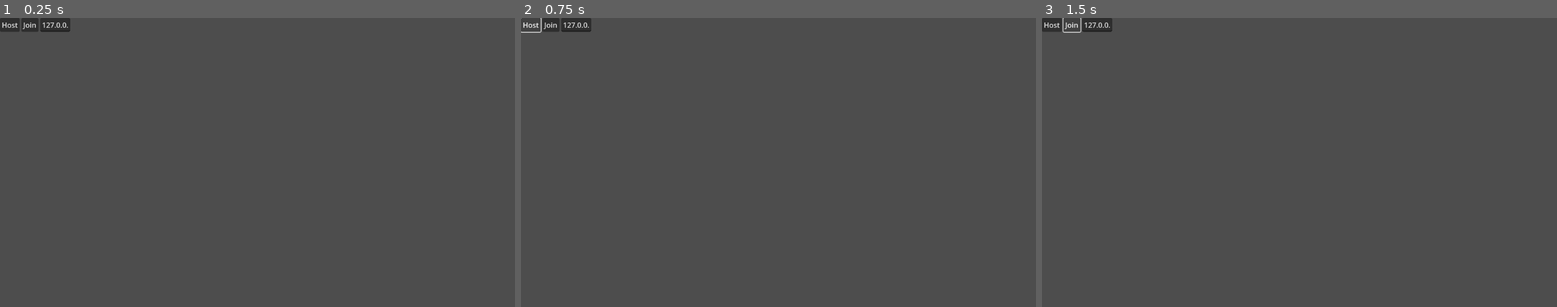
Above: before the commit, frames 1-3 (left to right).
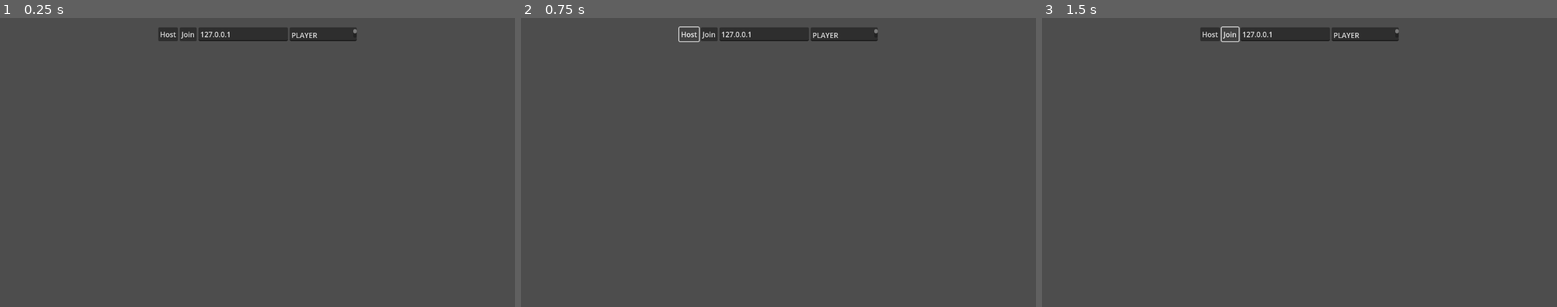
Above: after the commit, the same moments.

Repository: August099/juegoMulti
Game: Godot game, scene res://Multijugador/Escena_Multijugador.tscn
Two runs of this game, one before a commit and one after it. Both use one fixed random seed, a clock stepped at 60 frames per second and the inputs below.
Inputs:
- Up to frame 1 (0.25 s): no input
- Up to frame 2 (0.75 s): click "Host" at 0.5 s
- Up to frame 3 (1.5 s): click "Join" at 1.25 s

The runs differ from the first frame. In frame 1, 2.2% of the frame differs, in the area x 0-70%, y 0-9%; in frame 2, 2.0%; in frame 3, 2.1%.

Commit message:
Intentando agregar un lobby rompi toda la conexion jeje

Diff:
--- a/Escenario/NivelPrueba.tscn
+++ b/Escenario/NivelPrueba.tscn
@@ -13,8 +13,8 @@
 script = ExtResource("1_vugom")
 
 [node name="Sprite2D" type="Sprite2D" parent="."]
-position = Vector2(597, 320)
-scale = Vector2(4.63534, -623.711)
+position = Vector2(583, 635)
+scale = Vector2(12.0177, -1300.09)
 texture = SubResource("GradientTexture1D_fafl1")
 
 [node name="Players" type="Node2D" parent="."]
--- a/Multijugador/Escena_Multijugador.tscn
+++ b/Multijugador/Escena_Multijugador.tscn
@@ -6,6 +6,8 @@
 script = ExtResource("1_vassi")
 
 [node name="Level" type="Node" parent="."]
+
+[node name="Lobby" type="Node" parent="."]
 
 [node name="LevelSpawner" type="MultiplayerSpawner" parent="."]
 _spawnable_scenes = PackedStringArray("res://Escenario/NivelPrueba.tscn")
@@ -23,9 +25,13 @@
 
 [node name="Net" type="VBoxContainer" parent="UI"]
 layout_mode = 1
-anchors_preset = 10
-anchor_right = 1.0
-offset_bottom = 31.0
+anchors_preset = 5
+anchor_left = 0.5
+anchor_right = 0.5
+offset_left = -222.0
+offset_top = 21.0
+offset_right = 222.0
+offset_bottom = 52.0
 grow_horizontal = 2
 
 [node name="Options" type="HBoxContainer" parent="UI/Net"]
@@ -42,9 +48,18 @@
 "
 
 [node name="IP" type="LineEdit" parent="UI/Net/Options"]
+custom_minimum_size = Vector2(200, 0)
 layout_mode = 2
+size_flags_horizontal = 0
+size_flags_vertical = 0
 text = "127.0.0.1"
 placeholder_text = "Host IP"
 
+[node name="PlayerName" type="TextEdit" parent="UI/Net/Options"]
+custom_minimum_size = Vector2(150, 0)
+layout_mode = 2
+text = "PLAYER"
+placeholder_text = "PLAYER NAME"
+
 [connection signal="pressed" from="UI/Net/Options/Host" to="." method="_on_host_pressed"]
 [connection signal="pressed" from="UI/Net/Options/Join" to="." method="_on_join_pressed"]
--- a/Multijugador/Multiplayer.gd
+++ b/Multijugador/Multiplayer.gd
@@ -14,11 +14,25 @@
 		print("Automatically starting dedicated server.")
 		_on_host_pressed.call_deferred()
 
+#################################
+# CONEXIONES
+#################################
 
-
+# Abro el puerto
+func setup_upnp(port: int):
+	var upnp := UPNP.new()
+	var result = upnp.discover()
+	if result == UPNP.UPNP_RESULT_SUCCESS:
+		upnp.add_port_mapping(port)
+		print("UPnP port opened:", port)
+	else:
+		print("UPnP failed:", result)
 
 
 func _on_host_pressed():
+	# Abro el puerto
+	setup_upnp(PORT)
+
 	# Start as server
 	var peer = ENetMultiplayerPeer.new()
 	peer.create_server(PORT)
@@ -26,7 +40,7 @@
 		OS.alert("Failed to start multiplayer server")
 		return
 	multiplayer.multiplayer_peer = peer
-	start_game()
+	go_lobby()
 
 func _on_join_pressed():
 	# Start as client
@@ -40,34 +54,76 @@
 		OS.alert("Failed to start multiplayer client")
 		return
 	multiplayer.multiplayer_peer = peer
-	start_game()
+
+	go_lobby()
 
 
 
-func start_game():
-	# Hide the UI and unpause to start the game.
+# ======================
+# LOBBY
+# ======================
+
+var lobbyScene: Node = null
+
+func go_lobby():
+
 	$UI.hide()
 	get_tree().paused = false
+
 	# Only change level on the server.
 	# Clients will instantiate the level via the spawner.
 	if multiplayer.is_server():
-		change_level.call_deferred(load("res://Escenario/NivelPrueba.tscn"))
+		change_lobby.call_deferred("res://Multijugador/lobby.tscn")
+
+	await wait_for_connection()
+	await wait_for_lobby()
+
+	lobbyScene = $Lobby.get_child(0)
+
+	send_player_name($UI/Net/Options/PlayerName.text)
 
 
+func wait_for_lobby() -> void:
+	while $Lobby.get_child_count() == 0:
+		await get_tree().process_frame
 
-# Call this function deferred and only on the main authority (server).
+func wait_for_connection() -> void:
+	while multiplayer.multiplayer_peer.get_connection_status() != MultiplayerPeer.CONNECTION_CONNECTED:
+		await get_tree().process_frame
+
+
+# Guardo el nombre del jugador
+func send_player_name(playerName: String):
+	if multiplayer.is_server():
+		var id := multiplayer.get_unique_id()
+		lobbyScene.add_player(id, playerName)
+	else:
+		rpc_id(1, "register_player", playerName)
+
+@rpc("authority")
+func register_player(playerName: String):
+	var id := multiplayer.get_remote_sender_id()
+	lobbyScene.add_player(id, playerName)
+
+@rpc("any_peer")
+func change_lobby(scene_path: String):
+	var lobby := $Lobby
+	for c in lobby.get_children():
+		c.queue_free()
+	lobby.add_child(load(scene_path).instantiate())
+
+# ======================
+# GAME START
+# ======================
+
+@rpc("authority")
+func start_game():
+	change_level(load("res://Escenario/NivelPrueba.tscn"))
+
 func change_level(scene: PackedScene):
-	# Remove old level if any.
-	var level = $Level
+	lobbyScene.hide()
+
+	var level := $Level
 	for c in level.get_children():
-		level.remove_child(c)
 		c.queue_free()
-	# Add new level.
 	level.add_child(scene.instantiate())
-
-# The server can restart the level by pressing HOME.
-func _input(event):
-	if not multiplayer.is_server():
-		return
-	if event.is_action("ui_home") and Input.is_action_just_pressed("ui_home"):
-		change_level.call_deferred(load("res://Escenario/NivelPrueba.tscn"))
--- /dev/null
+++ b/Multijugador/lobby.gd
@@ -0,0 +1,62 @@
+extends Control
+
+@onready var sync := $MultiplayerSynchronizer
+
+# This dictionary is automatically synced
+@export var players := {}  # peer_id -> { name, team }
+
+func _ready():
+	# Server is authoritative
+	sync.set_multiplayer_authority(1)
+
+	update_ui()
+
+
+func add_player(peer_id: int, player_name: String):
+	if players.has(peer_id):
+		return
+
+	players[peer_id] = {
+		"name": player_name,
+		"team": assign_team()
+	}
+
+	update_ui()
+
+
+func assign_team() -> int:
+	var t1 := 0
+	var t2 := 0
+
+	for p in players.values():
+		if p.team == 1:
+			t1 += 1
+		else:
+			t2 += 1
+
+	return 1 if t1 <= t2 else 2
+
+
+func update_ui():
+	if !is_inside_tree():
+		return
+
+	for c in $Team1List.get_children():
+		c.queue_free()
+	for c in $Team2List.get_children():
+		c.queue_free()
+
+	for p in players.values():
+		var label := Label.new()
+		label.text = p.name
+		if p.team == 1:
+			$Team1List.add_child(label)
+		else:
+			$Team2List.add_child(label)
+
+
+func _on_start_pressed():
+	if !multiplayer.is_server():
+		return
+
+	get_node("/root/Multiplayer").start_game()
--- /dev/null
+++ b/Multijugador/lobby.tscn
@@ -0,0 +1,91 @@
+[gd_scene load_steps=5 format=3 uid="uid://7q4nos6agjce"]
+
+[ext_resource type="Script" path="res://Multijugador/lobby.gd" id="1_llcn6"]
+
+[sub_resource type="PlaceholderTexture2D" id="PlaceholderTexture2D_41qfd"]
+
+[sub_resource type="PlaceholderTexture2D" id="PlaceholderTexture2D_o28iv"]
+
+[sub_resource type="SceneReplicationConfig" id="SceneReplicationConfig_nmksa"]
+properties/0/path = NodePath(".:players")
+properties/0/spawn = true
+properties/0/sync = true
+properties/0/watch = false
+
+[node name="Lobby" type="Control"]
+layout_mode = 3
+anchors_preset = 15
+anchor_right = 1.0
+anchor_bottom = 1.0
+grow_horizontal = 2
+grow_vertical = 2
+script = ExtResource("1_llcn6")
+
+[node name="Label" type="Label" parent="."]
+layout_mode = 1
+anchors_preset = 5
+anchor_left = 0.5
+anchor_right = 0.5
+offset_left = -27.0
+offset_top = 73.0
+offset_right = 25.0
+offset_bottom = 99.0
+grow_horizontal = 2
+text = "LOBBY"
+
+[node name="Leave" type="Button" parent="."]
+layout_mode = 2
+offset_left = 32.0
+offset_top = 37.0
+offset_right = 85.0
+offset_bottom = 68.0
+text = "Leave"
+
+[node name="Team1" type="VBoxContainer" parent="."]
+layout_mode = 0
+offset_left = 269.0
+offset_top = 142.0
+offset_right = 309.0
+offset_bottom = 182.0
+scale = Vector2(7.1858, 8.65834)
+
+[node name="TextureRect" type="TextureRect" parent="Team1"]
+z_index = -4
+layout_mode = 2
+size_flags_vertical = 3
+texture = SubResource("PlaceholderTexture2D_41qfd")
+
+[node name="Team2" type="VBoxContainer" parent="."]
+layout_mode = 0
+offset_left = 578.0
+offset_top = 140.0
+offset_right = 618.0
+offset_bottom = 180.0
+scale = Vector2(7.82349, 8.66099)
+
+[node name="TextureRect" type="TextureRect" parent="Team2"]
+z_index = -4
+layout_mode = 2
+size_flags_vertical = 3
+texture = SubResource("PlaceholderTexture2D_o28iv")
+
+[node name="HBoxContainer" type="HBoxContainer" parent="."]
+layout_mode = 0
+offset_left = 419.0
+offset_top = 529.0
+offset_right = 632.0
+offset_bottom = 569.0
+scale = Vector2(2.51595, 1.66214)
+
+[node name="Start" type="Button" parent="HBoxContainer"]
+layout_mode = 2
+text = "Start Game"
+
+[node name="Ready" type="Button" parent="HBoxContainer"]
+layout_mode = 2
+text = "Ready"
+
+[node name="LobbySynchronizer" type="MultiplayerSynchronizer" parent="."]
+replication_config = SubResource("SceneReplicationConfig_nmksa")
+
+[connection signal="pressed" from="HBoxContainer/Start" to="." method="_on_start_pressed"]
